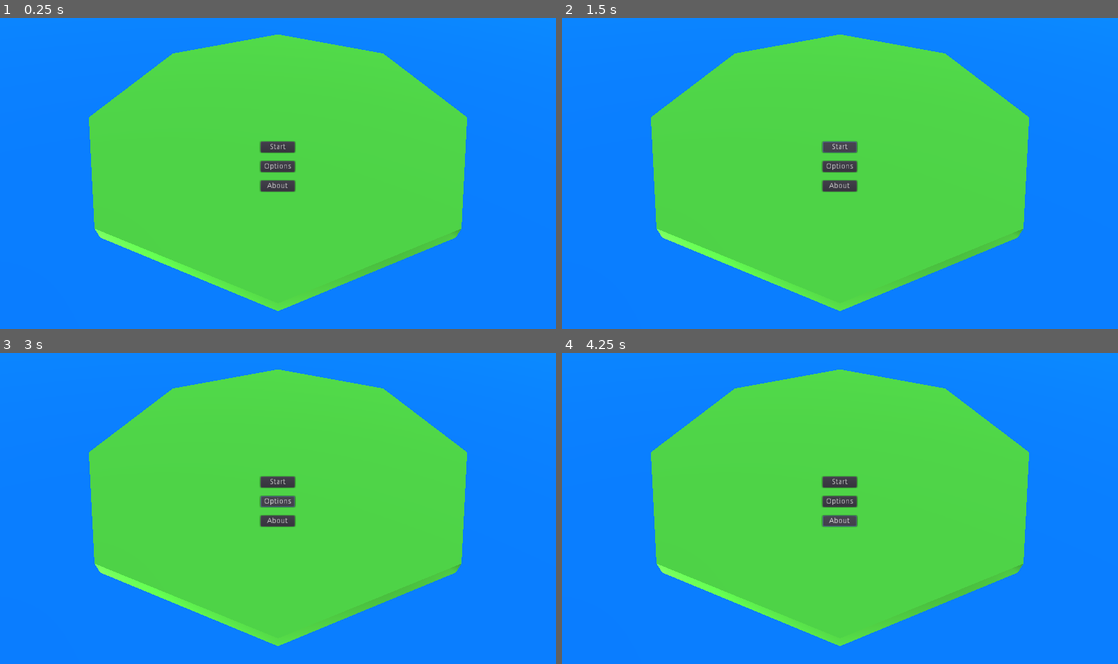
Above: before the commit, frames 1-4 (two rows, left to right).
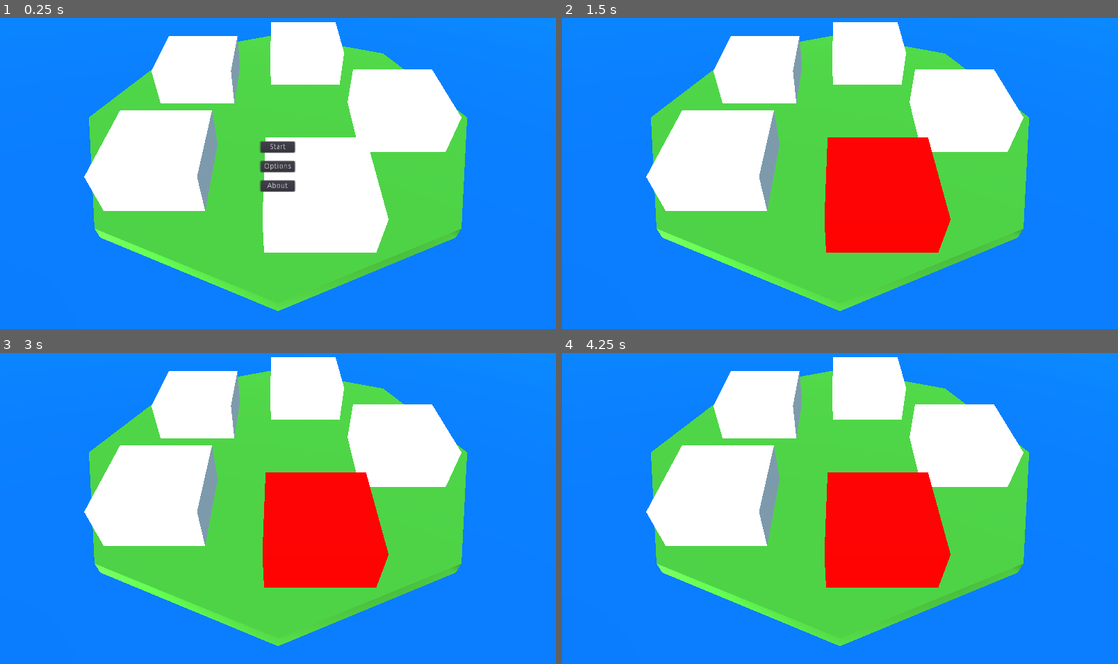
Above: after the commit, the same moments.

Repository: ash4rk/ld54-island-city-builder
Game: Godot game, scene res://main.tscn
Two runs of this game, one before a commit and one after it. Both use one fixed random seed, a clock stepped at 60 frames per second and the inputs below.
Inputs (mouse positions are in pixels of both pictures, inside the frame that each line leads up to):
- Up to frame 1 (0.25 s): no input
- Up to frame 2 (1.5 s): click "Start" at 0.5 s; click (840, 148) at 1.25 s, where only the run before the commit has a clickable "Start"
- Up to frame 3 (3 s): click (278, 483) at 2 s, where only the run before the commit has a clickable "Start"; click (278, 502) at 2.75 s, where only the run before the commit has a clickable "Options"
- Up to frame 4 (4.25 s): click (840, 520) at 3.5 s, where only the run before the commit has a clickable "About"

The runs differ from the first frame. In frame 1, 24% of the frame differs, in the area x 15-83%, y 1-76%; in frame 2, 25%, in the area x 15-83%, y 1-83%; in frame 3, 25%; in frame 4, 25%.

Commit message:
FEAT: Introduce placeholder scene

Diff:
--- /dev/null
+++ b/autoload/global.gd
@@ -0,0 +1,5 @@
+extends Node
+
+# TODO: Implement real function
+func is_builduing_allowed():
+	return true
--- a/main.tscn
+++ b/main.tscn
@@ -1,7 +1,30 @@
-[gd_scene load_steps=4 format=2]
+[gd_scene load_steps=11 format=2]
+
+[ext_resource path="res://scenes/placeholder.tscn" type="PackedScene" id=1]
+[ext_resource path="res://scripts/main_menu.gd" type="Script" id=2]
 
 [sub_resource type="SpatialMaterial" id=1]
 albedo_color = Color( 0.254902, 0.611765, 0.184314, 1 )
+
+[sub_resource type="SpatialMaterial" id=4]
+resource_local_to_scene = true
+albedo_color = Color( 1, 1, 1, 0.439216 )
+
+[sub_resource type="SpatialMaterial" id=5]
+resource_local_to_scene = true
+albedo_color = Color( 1, 1, 1, 0.439216 )
+
+[sub_resource type="SpatialMaterial" id=6]
+resource_local_to_scene = true
+albedo_color = Color( 1, 1, 1, 0.439216 )
+
+[sub_resource type="SpatialMaterial" id=7]
+resource_local_to_scene = true
+albedo_color = Color( 1, 1, 1, 0.439216 )
+
+[sub_resource type="SpatialMaterial" id=8]
+resource_local_to_scene = true
+albedo_color = Color( 1, 1, 1, 0.439216 )
 
 [sub_resource type="QuadMesh" id=2]
 size = Vector2( 500, 500 )
@@ -26,7 +49,29 @@
 material_override = SubResource( 1 )
 radius = 4.901
 
-[node name="CSGMesh" type="CSGMesh" parent="World"]
+[node name="PlaceHolders" type="Spatial" parent="World"]
+
+[node name="Placeholder" parent="World/PlaceHolders" instance=ExtResource( 1 )]
+transform = Transform( 1, 0, 0, 0, 1, 0, 0, 0, 1, -2.43563, 0, -4.24142 )
+material = SubResource( 4 )
+
+[node name="Placeholder2" parent="World/PlaceHolders" instance=ExtResource( 1 )]
+transform = Transform( 1, 0, 0, 0, 1, 0, 0, 0, 1, -2.18323, -2.38419e-07, -7.9028 )
+material = SubResource( 5 )
+
+[node name="Placeholder3" parent="World/PlaceHolders" instance=ExtResource( 1 )]
+transform = Transform( 1, 0, 0, 0, 1, 0, 0, 0, 1, 0.791966, 2.38419e-07, -8.85548 )
+material = SubResource( 6 )
+
+[node name="Placeholder4" parent="World/PlaceHolders" instance=ExtResource( 1 )]
+transform = Transform( 1, 0, 0, 0, 1, 0, 0, 0, 1, 2.89733, 0, -5.97198 )
+material = SubResource( 7 )
+
+[node name="Placeholder5" parent="World/PlaceHolders" instance=ExtResource( 1 )]
+transform = Transform( 1, 0, 0, 0, 1, 0, 0, 0, 1, 0.752531, 4.76837e-07, -3.31177 )
+material = SubResource( 8 )
+
+[node name="Sea" type="CSGMesh" parent="World"]
 transform = Transform( 1, 0, 0, 0, -4.37114e-08, 1, 0, -1, -4.37114e-08, -1.48114, -0.789192, -4.17184 )
 mesh = SubResource( 2 )
 material = SubResource( 3 )
@@ -34,6 +79,7 @@
 [node name="Menu" type="CenterContainer" parent="."]
 anchor_right = 1.0
 anchor_bottom = 1.0
+script = ExtResource( 2 )
 
 [node name="VBoxContainer" type="VBoxContainer" parent="Menu"]
 margin_left = 480.0
--- a/project.godot
+++ b/project.godot
@@ -14,6 +14,10 @@
 run/main_scene="res://main.tscn"
 config/icon="res://icon.png"
 
+[autoload]
+
+Global="*res://autoload/global.gd"
+
 [gui]
 
 common/drop_mouse_on_gui_input_disabled=true
--- /dev/null
+++ b/scenes/placeholder.gd
@@ -0,0 +1,38 @@
+extends CSGBox
+
+export(int, FLAGS, "Coastal", "OnTheRocks", "OnTheSand", "Forest") var terrain_tags = 0
+
+enum State { NORMAL, ACTIVE, RESTRICTED }
+
+var currentState: int = State.NORMAL
+
+func _ready():
+	update_mesh_color()
+	$Area.connect("mouse_entered", self, "_on_area_mouse_entered")
+	$Area.connect("mouse_exited", self, "_on_area_mouse_exited")
+
+func _on_area_mouse_entered():
+	if !Global.is_builduing_allowed():
+		change_state(State.ACTIVE)
+	else:
+		change_state(State.RESTRICTED)
+
+func _on_area_mouse_exited():
+	change_state(State.NORMAL)
+
+func change_state(new_state):
+	if currentState != new_state:
+		currentState = new_state
+		update_mesh_color()
+
+func update_mesh_color():
+	var color
+	match currentState:
+		State.NORMAL:
+			color = Color.white
+		State.ACTIVE:
+			color = Color.green
+		State.RESTRICTED:
+			color = Color.red
+
+	self.material.albedo_color = color
--- /dev/null
+++ b/scenes/placeholder.tscn
@@ -0,0 +1,20 @@
+[gd_scene load_steps=4 format=2]
+
+[ext_resource path="res://scenes/placeholder.gd" type="Script" id=1]
+
+[sub_resource type="SpatialMaterial" id=3]
+resource_local_to_scene = true
+albedo_color = Color( 1, 1, 1, 0.439216 )
+
+[sub_resource type="BoxShape" id=2]
+extents = Vector3( 1, 0.5, 1 )
+
+[node name="Placeholder" type="CSGBox"]
+height = 1.0
+material = SubResource( 3 )
+script = ExtResource( 1 )
+
+[node name="Area" type="Area" parent="."]
+
+[node name="CollisionShape" type="CollisionShape" parent="Area"]
+shape = SubResource( 2 )
--- /dev/null
+++ b/scripts/main_menu.gd
@@ -0,0 +1,8 @@
+extends CenterContainer
+
+
+func _ready():
+	$VBoxContainer/StartButton.connect("pressed", self, "_on_start_button_pressed")
+
+func _on_start_button_pressed():
+	self.hide()
Binary file added: assets/placeholders/axe.png
Not shown, added: assets/placeholders/axe.png.import
Binary file added: assets/placeholders/bank.png
Not shown, added: assets/placeholders/bank.png.import
Binary file added: assets/placeholders/coin.png
Not shown, added: assets/placeholders/coin.png.import
Binary file added: assets/placeholders/fish.png
Not shown, added: assets/placeholders/fish.png.import
Binary file added: assets/placeholders/fishrod.png
Not shown, added: assets/placeholders/fishrod.png.import
Binary file added: assets/placeholders/hotel.png
Not shown, added: assets/placeholders/hotel.png.import
(and 10 more such lines)
